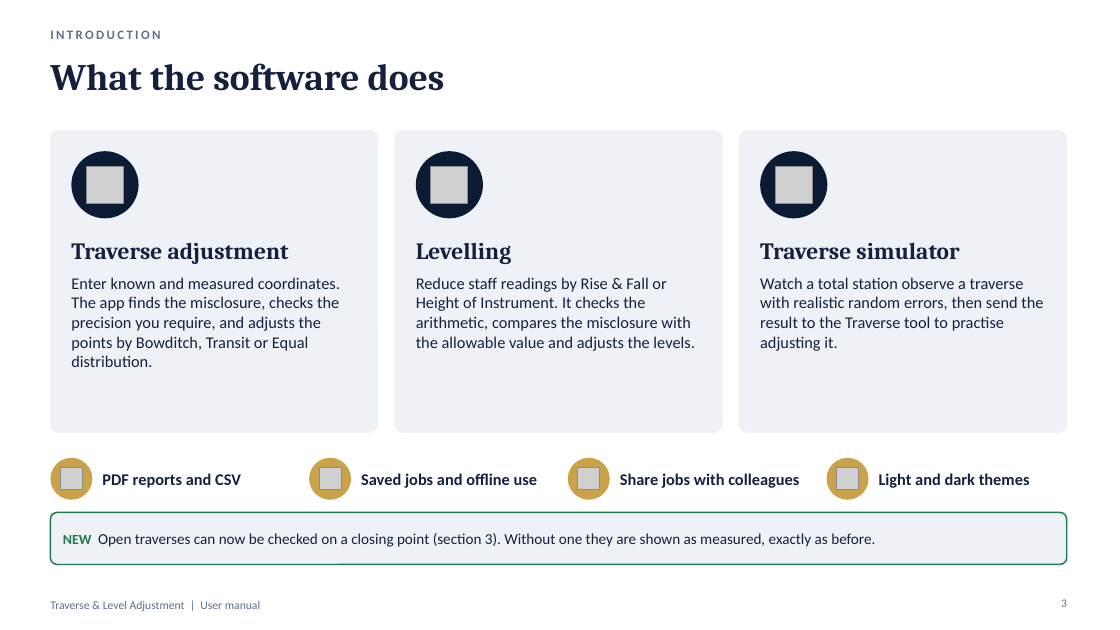
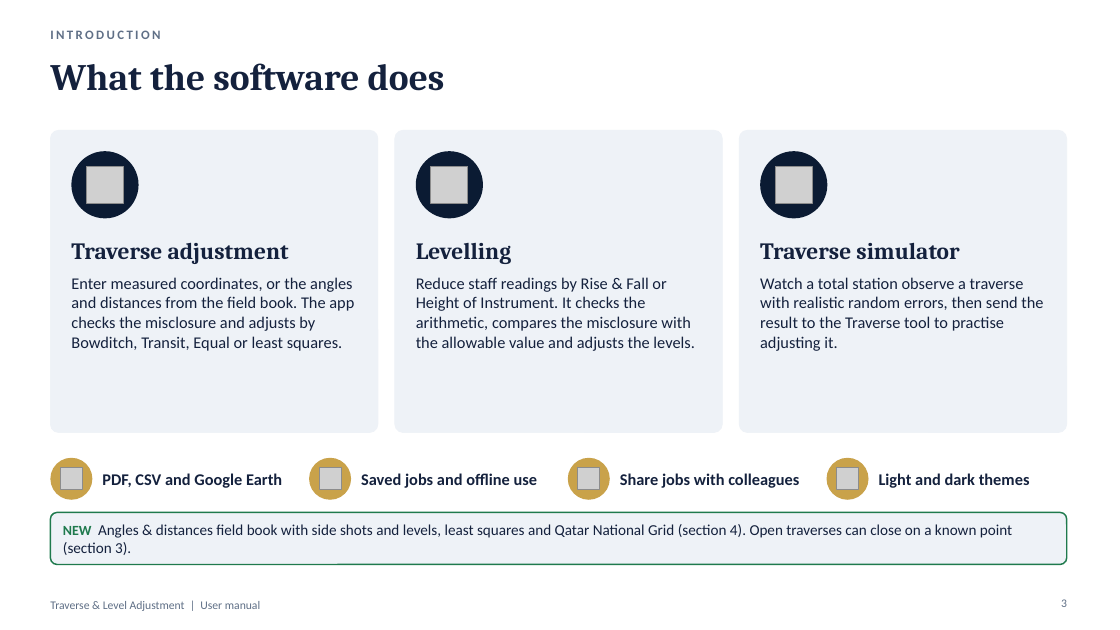
Before and after one commit to Asjad-Mehmood/KML-WEBSITE-, a slide deck: slide 3 of public/traverse/Traverse-Level-User-Manual.pptx. Drawn at 1120x630 pixels with LibreOffice and Linux fonts; fonts in the diff are those of the drawing; grey boxes stand for pictures. Boxes give left, top, right and bottom in pixels: in the first picture for what was removed or moved away, otherwise in the second. Text is boxed around its words. In the diff, an @@ line names an element or a change of style, - is before the commit and + after.

```diff
--- a/public/traverse/Traverse-Level-User-Manual.pptx
+++ b/public/traverse/Traverse-Level-User-Manual.pptx
@@ text at [71,277,354,351]: text changed @@
-Enter known and measured coordinates. The app finds the misclosure, checks the precision you require, and adjusts the points by Bowditch, Transit or Equal distribution.
+Enter measured coordinates, or the angles and distances from the field book. The app checks the misclosure and adjusts by Bowditch, Transit, Equal or least squares.
@@ text at [102,473,282,488]: text changed @@
-PDF reports and CSV
+PDF, CSV and Google Earth
@@ text at [63,524,1012,555]: text changed @@
-NEW Open traverses can now be checked on a closing point (section 3). Without one they are shown as measured, exactly as before.
+NEW Angles & distances field book with side shots and levels, least squares and Qatar National Grid (section 4). Open traverses can close on a known point (section 3).
```
Also in this commit, not shown: 13 other slides changed, 9 slides added, 22 other files.
